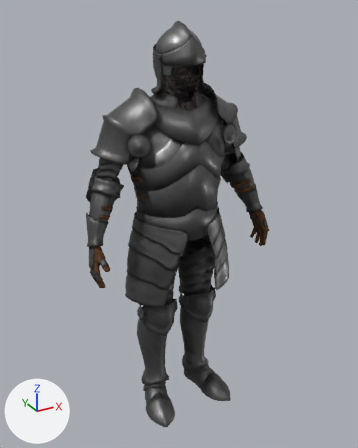
The glTF model page/objects/armour/armour-sallet-3.glb, before and after one commit.
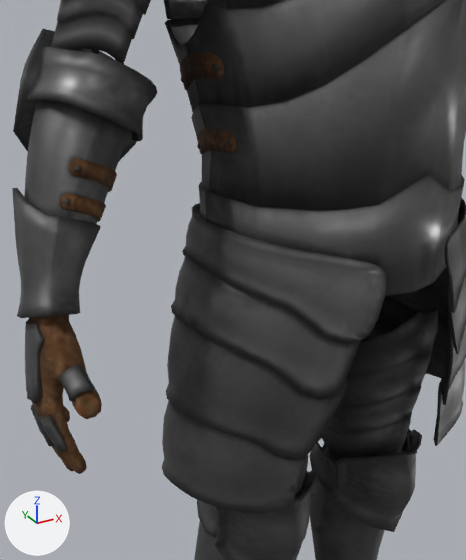
Old and new are each drawn whole from a 50 mm camera at (-0.94, -1.697, 1.748) aimed at (0.004, 0.018, 0.89) and again close up from a 50 mm camera at (-0.509, -0.634, 1.195) aimed at (-0.222, -0.112, 0.934). The axes (+X, +Y, +Z) are drawn at lower left. The lights are the same throughout. The last two pictures show the newer version. Vertices at exactly the same position are counted once.

The first close-up shows 'armour-sallet-3'.
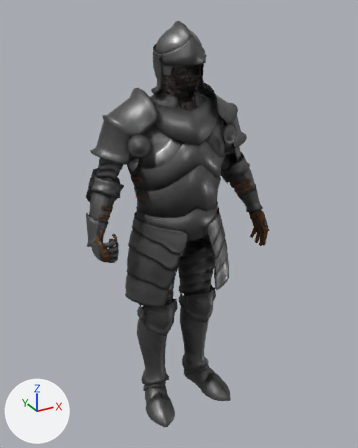
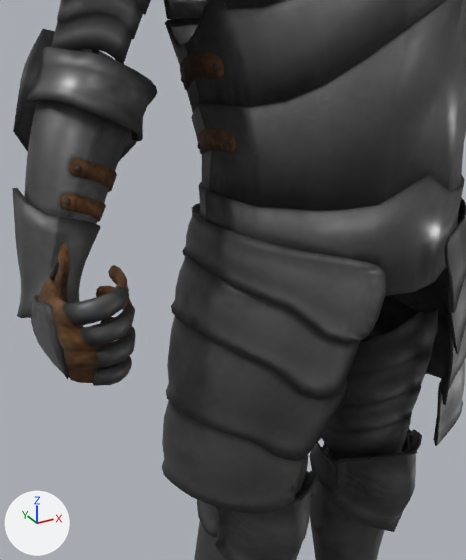
Boxes (x1, y1, x2, y2) around the edits, measured in the close-ups (466 x 560 px; the box of a moved part takes in the faces that stretch with it):
part 1 of me_knight_13k_knight_13k_0, moved or reshaped: before (25, 293, 102, 474); after (24, 243, 136, 386)
part 2 of me_knight_13k_knight_13k_0, surface changed: before (75, 395, 79, 402); after (60, 368, 67, 378)

The change in detail:
me_knight_13k_knight_13k_0 is used by ob_armour_sallet_3; location (0.0, 0.0, 0.0).
me_knight_13k_knight_13k_0 had 12665 vertices, 23123 faces and spanned x -0.42..0.42, y -0.19..0.19, z 0.0..1.7.
me_knight_13k_knight_13k_0 now has 12691 vertices, 23175 faces and spans x -0.42..0.42, y -0.19..0.19, z 0.0..1.7.
me_knight_13k_knight_13k_0 part 1: 991 vertices moved from x -0.42..-0.36, y -0.12..0.02, z 0.73..0.92 to x -0.41..-0.33, y -0.15..-0.01, z 0.85..1.0; 37 vertices removed from x -0.42..-0.37, y -0.05..0.02, z 0.8..0.91; 63 vertices added at x -0.41..-0.34, y -0.14..-0.01, z 0.87..0.98.
me_knight_13k_knight_13k_0 part 2: 3 kept faces spanning x -0.4, y -0.12..-0.09, z 0.87..0.88 get new texture (UV) coordinates.
